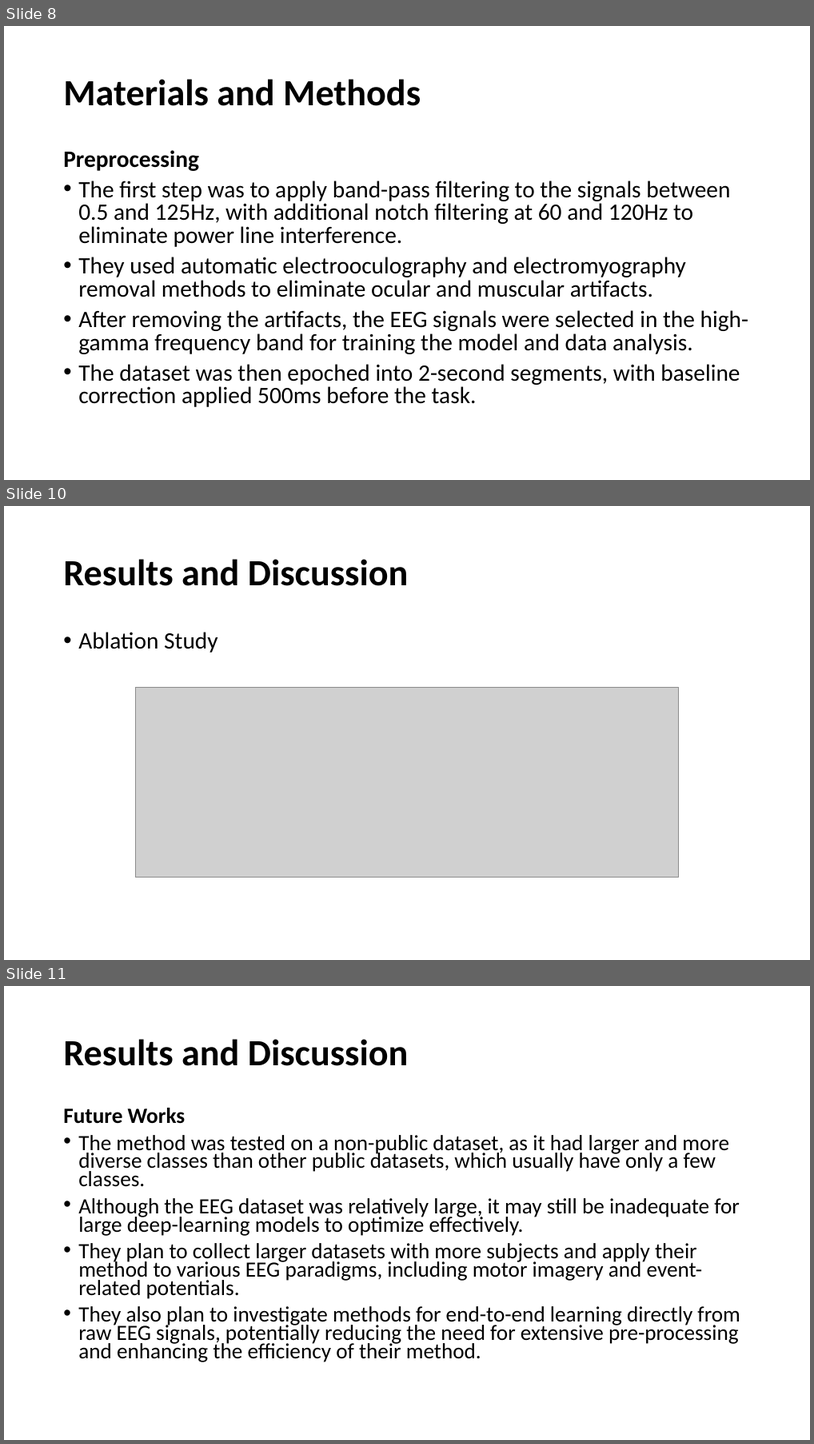
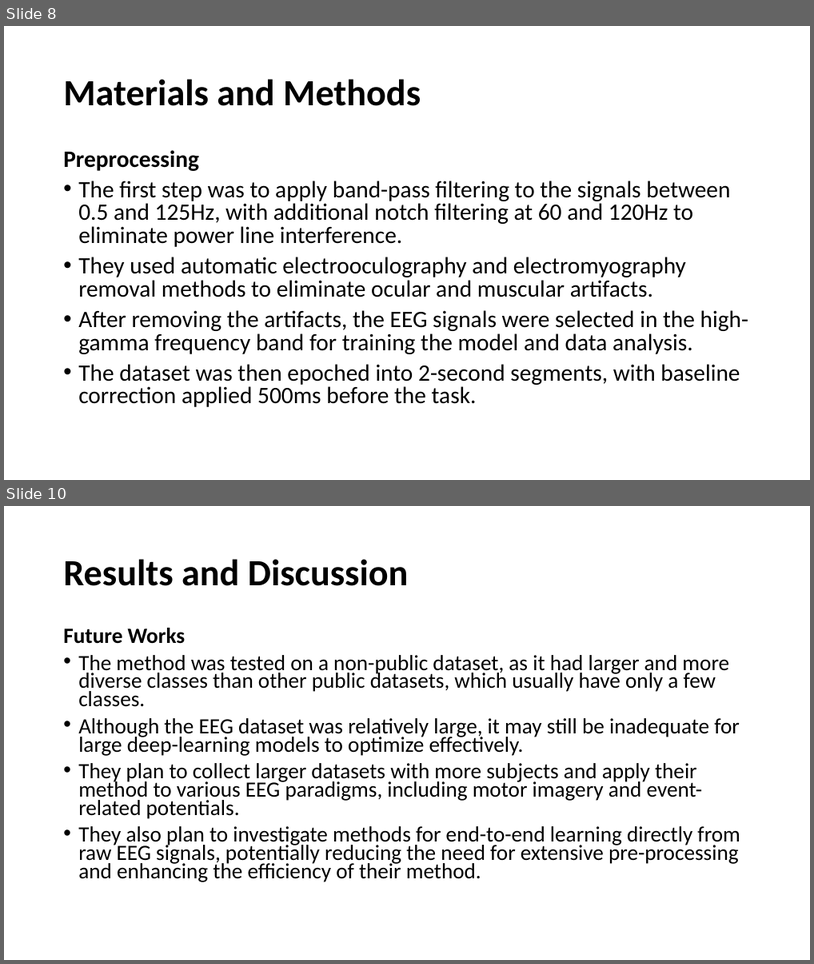
Before and after one commit to BmisTeamItnl/Cheong, a slide deck: Assignment2/study_paperreview_20240927_정세형.pptx. Shown one above the other, each under a label of ours: slides 8, 10 and 11 before the commit, slides 8 and 10 after it; the slides between them are not shown. The pictures are 814x1444 and 814x964 pixels, drawn with LibreOffice and Linux fonts; fonts in the diff are those of the drawing; grey boxes stand for pictures. Boxes give left, top, right and bottom in pixels: in the first picture for what was removed or moved away, otherwise in the second. Text is boxed around its words. In the diff, an @@ line names an element or a change of style, - is before the commit and + after.

```diff
--- a/Assignment2/study_paperreview_20240927_정세형.pptx
+++ b/Assignment2/study_paperreview_20240927_정세형.pptx
@@ slide 10 removed at bbox=[4, 506, 810, 960], background #FFFFFF @@
@@ title removed at bbox=[63, 559, 409, 586] @@
-Results and Discussion
@@ text removed at bbox=[78, 632, 218, 652] @@
-• Ablation Study
@@ picture removed at bbox=[135, 687, 679, 877] @@
@@ what was slide 11 is now slide 10 @@
```
Also in this commit, not shown: 5 slides changed, 1 slide added, 1 other slide removed.
